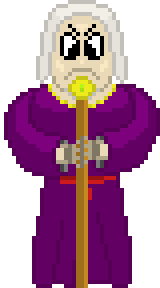
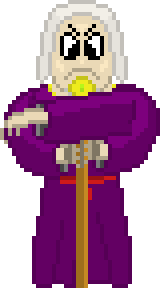
Before/after of a 160×288 layered artwork. What changed in the layer stack:
added layer "New Layer#4" above "New Layer#3" over [0,88,136,144]
